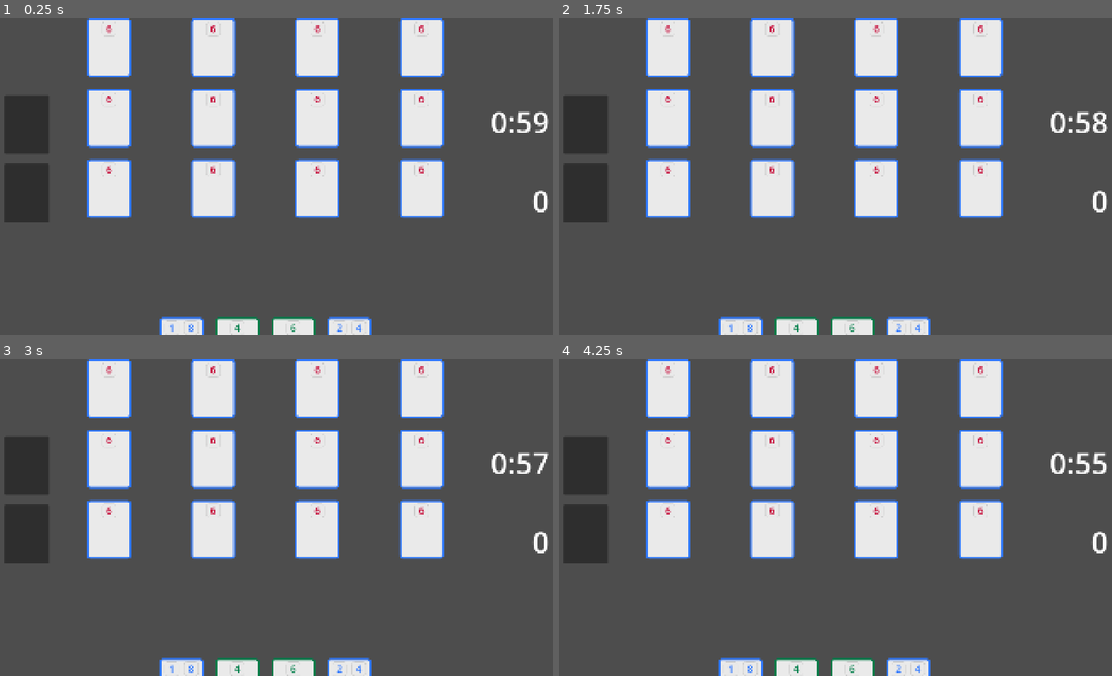
Above: before the commit, frames 1-4 (two rows, left to right).
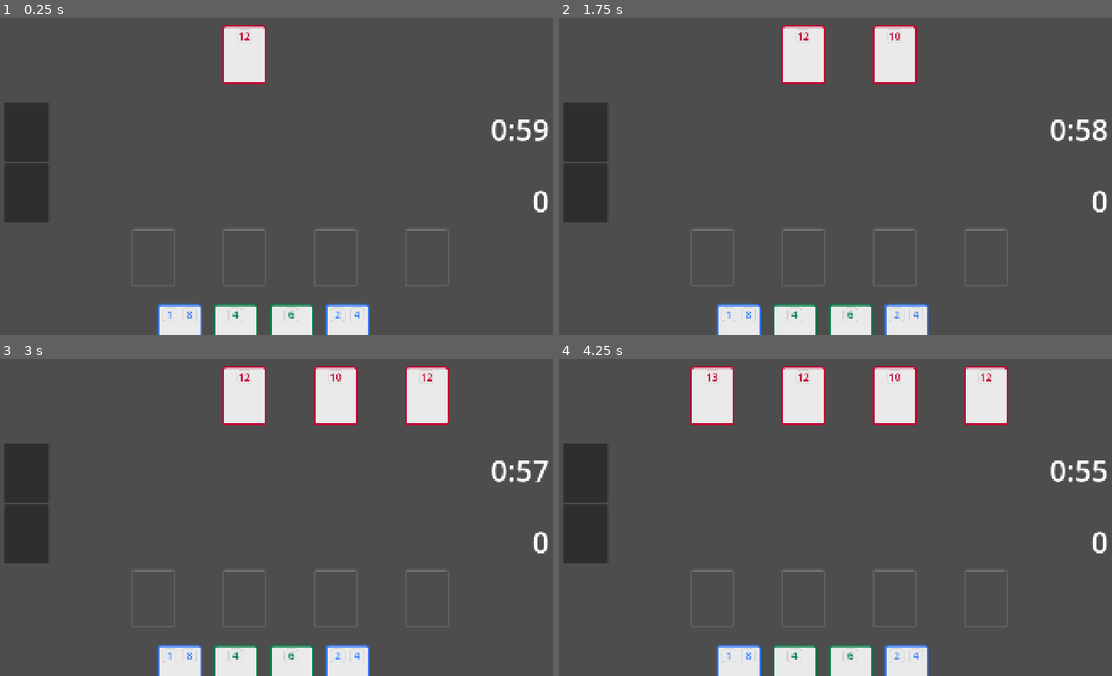
Above: after the commit, the same moments.

Repository: jake6724/card_speedrunner
Game: Godot game, scene res://Scenes/main.tscn
Same seed, same stepped clock (60 frames per second), same inputs: the game is played once before the commit and once after it.
Inputs (mouse positions are in pixels of both pictures, inside the frame that each line leads up to):
- Up to frame 1 (0.25 s): no input
- Up to frame 2 (1.75 s): tap Enter at 0.5 s; move the mouse to (1067, 122) at 0.52 s; click (1067, 122) at 0.6 s; right-click (1067, 122) at 0.8 s; move the mouse to (724, 192) at 1.27 s; right-click (724, 192) at 1.35 s; tap X (x) at 1.55 s
- Up to frame 3 (3 s): tap Space at 2 s; move the mouse to (337, 447) at 2.02 s; tap X (x) at 2.1 s; click (337, 447) at 2.3 s; tap Enter at 2.75 s; move the mouse to (248, 580) at 2.77 s; click (248, 580) at 2.85 s
- Up to frame 4 (4.25 s): right-click (807, 580) at 3.05 s; tap Space at 3.5 s; move the mouse to (1006, 565) at 3.52 s; right-click (1006, 565) at 3.6 s; tap X (x) at 3.8 s

The runs differ from the first frame. In frame 1, 22% of the frame differs, in the area x 0-100%, y 0-100%; in frame 2, 22%; in frame 3, 22%; in frame 4, 23%.

Commit message:
Finish rework gameboard to custom grid

Diff:
--- a/Scenes/main.tscn
+++ b/Scenes/main.tscn
@@ -1,22 +1,10 @@
-[gd_scene load_steps=7 format=3 uid="uid://dbyaqvnjkj7g4"]
+[gd_scene load_steps=6 format=3 uid="uid://dbyaqvnjkj7g4"]
 
 [ext_resource type="Script" uid="uid://h2osk1c25wtq" path="res://Scripts/Main.gd" id="1_jjgbg"]
 [ext_resource type="Script" path="res://Scripts/Deck.gd" id="2_jjvhh"]
+[ext_resource type="Script" uid="uid://58j1q1bd4aft" path="res://Scripts/Grid.gd" id="3_6bp64"]
 [ext_resource type="Script" uid="uid://yjdeekenv05n" path="res://Scripts/GameTimer.gd" id="3_8gbba"]
-[ext_resource type="PackedScene" uid="uid://dbls0s823lvul" path="res://Scenes/card.tscn" id="3_jjvhh"]
 [ext_resource type="Script" uid="uid://bj30vd15s2kh8" path="res://Scripts/Hand.gd" id="4_kry3j"]
-
-[sub_resource type="StyleBoxFlat" id="StyleBoxFlat_gmcdd"]
-bg_color = Color(0.915189, 0.915189, 0.915189, 1)
-border_width_left = 6
-border_width_top = 6
-border_width_right = 6
-border_width_bottom = 6
-border_color = Color(0.188235, 0.47451, 1, 1)
-corner_radius_top_left = 10
-corner_radius_top_right = 10
-corner_radius_bottom_right = 10
-corner_radius_bottom_left = 10
 
 [node name="Main" type="Control"]
 layout_mode = 3
@@ -37,6 +25,7 @@
 offset_bottom = 139.0
 grow_horizontal = 2
 grow_vertical = 2
+theme_override_constants/margin_top = 25
 
 [node name="HBoxContainer" type="HBoxContainer" parent="MarginContainer"]
 layout_mode = 2
@@ -72,129 +61,15 @@
 layout_mode = 2
 size_flags_horizontal = 3
 
-[node name="Lanes" type="HBoxContainer" parent="MarginContainer/HBoxContainer/Gameboard"]
-custom_minimum_size = Vector2(0, 1015)
+[node name="Grid" type="Control" parent="MarginContainer/HBoxContainer/Gameboard"]
+custom_minimum_size = Vector2(0, 900)
 layout_mode = 2
-size_flags_vertical = 3
+script = ExtResource("3_6bp64")
 
-[node name="Lane1" type="VBoxContainer" parent="MarginContainer/HBoxContainer/Gameboard/Lanes"]
-custom_minimum_size = Vector2(150, 0)
-layout_mode = 2
-size_flags_horizontal = 3
-size_flags_vertical = 0
-theme_override_constants/separation = 40
-
-[node name="Card" parent="MarginContainer/HBoxContainer/Gameboard/Lanes/Lane1" instance=ExtResource("3_jjvhh")]
+[node name="Hand" type="HBoxContainer" parent="MarginContainer/HBoxContainer/Gameboard"]
 layout_mode = 2
 size_flags_horizontal = 4
-size_flags_vertical = 4
-theme_override_styles/panel = SubResource("StyleBoxFlat_gmcdd")
-
-[node name="Card2" parent="MarginContainer/HBoxContainer/Gameboard/Lanes/Lane1" instance=ExtResource("3_jjvhh")]
-layout_mode = 2
-size_flags_horizontal = 4
-size_flags_vertical = 4
-theme_override_styles/panel = SubResource("StyleBoxFlat_gmcdd")
-
-[node name="Card3" parent="MarginContainer/HBoxContainer/Gameboard/Lanes/Lane1" instance=ExtResource("3_jjvhh")]
-layout_mode = 2
-size_flags_horizontal = 4
-size_flags_vertical = 4
-theme_override_styles/panel = SubResource("StyleBoxFlat_gmcdd")
-
-[node name="HSeparator" type="HSeparator" parent="MarginContainer/HBoxContainer/Gameboard/Lanes/Lane1"]
-layout_mode = 2
-
-[node name="Lane2" type="VBoxContainer" parent="MarginContainer/HBoxContainer/Gameboard/Lanes"]
-custom_minimum_size = Vector2(150, 0)
-layout_mode = 2
-size_flags_horizontal = 3
-size_flags_vertical = 0
-theme_override_constants/separation = 40
-
-[node name="Card" parent="MarginContainer/HBoxContainer/Gameboard/Lanes/Lane2" instance=ExtResource("3_jjvhh")]
-layout_mode = 2
-size_flags_horizontal = 4
-size_flags_vertical = 4
-theme_override_styles/panel = SubResource("StyleBoxFlat_gmcdd")
-
-[node name="Card2" parent="MarginContainer/HBoxContainer/Gameboard/Lanes/Lane2" instance=ExtResource("3_jjvhh")]
-layout_mode = 2
-size_flags_horizontal = 4
-size_flags_vertical = 4
-theme_override_styles/panel = SubResource("StyleBoxFlat_gmcdd")
-
-[node name="Card3" parent="MarginContainer/HBoxContainer/Gameboard/Lanes/Lane2" instance=ExtResource("3_jjvhh")]
-layout_mode = 2
-size_flags_horizontal = 4
-size_flags_vertical = 4
-theme_override_styles/panel = SubResource("StyleBoxFlat_gmcdd")
-
-[node name="HSeparator" type="HSeparator" parent="MarginContainer/HBoxContainer/Gameboard/Lanes/Lane2"]
-layout_mode = 2
-size_flags_vertical = 4
-
-[node name="Lane3" type="VBoxContainer" parent="MarginContainer/HBoxContainer/Gameboard/Lanes"]
-custom_minimum_size = Vector2(150, 0)
-layout_mode = 2
-size_flags_horizontal = 3
-size_flags_vertical = 0
-theme_override_constants/separation = 40
-
-[node name="Card" parent="MarginContainer/HBoxContainer/Gameboard/Lanes/Lane3" instance=ExtResource("3_jjvhh")]
-layout_mode = 2
-size_flags_horizontal = 4
-size_flags_vertical = 4
-theme_override_styles/panel = SubResource("StyleBoxFlat_gmcdd")
-
-[node name="Card2" parent="MarginContainer/HBoxContainer/Gameboard/Lanes/Lane3" instance=ExtResource("3_jjvhh")]
-layout_mode = 2
-size_flags_horizontal = 4
-size_flags_vertical = 4
-theme_override_styles/panel = SubResource("StyleBoxFlat_gmcdd")
-
-[node name="Card3" parent="MarginContainer/HBoxContainer/Gameboard/Lanes/Lane3" instance=ExtResource("3_jjvhh")]
-layout_mode = 2
-size_flags_horizontal = 4
-size_flags_vertical = 4
-theme_override_styles/panel = SubResource("StyleBoxFlat_gmcdd")
-
-[node name="HSeparator" type="HSeparator" parent="MarginContainer/HBoxContainer/Gameboard/Lanes/Lane3"]
-layout_mode = 2
-
-[node name="Lane4" type="VBoxContainer" parent="MarginContainer/HBoxContainer/Gameboard/Lanes"]
-custom_minimum_size = Vector2(150, 0)
-layout_mode = 2
-size_flags_horizontal = 3
-size_flags_vertical = 0
-theme_override_constants/separation = 40
-
-[node name="Card" parent="MarginContainer/HBoxContainer/Gameboard/Lanes/Lane4" instance=ExtResource("3_jjvhh")]
-layout_mode = 2
-size_flags_horizontal = 4
-size_flags_vertical = 4
-theme_override_styles/panel = SubResource("StyleBoxFlat_gmcdd")
-
-[node name="Card2" parent="MarginContainer/HBoxContainer/Gameboard/Lanes/Lane4" instance=ExtResource("3_jjvhh")]
-layout_mode = 2
-size_flags_horizontal = 4
-size_flags_vertical = 4
-theme_override_styles/panel = SubResource("StyleBoxFlat_gmcdd")
-
-[node name="Card3" parent="MarginContainer/HBoxContainer/Gameboard/Lanes/Lane4" instance=ExtResource("3_jjvhh")]
-layout_mode = 2
-size_flags_horizontal = 4
-size_flags_vertical = 4
-theme_override_styles/panel = SubResource("StyleBoxFlat_gmcdd")
-
-[node name="HSeparator" type="HSeparator" parent="MarginContainer/HBoxContainer/Gameboard/Lanes/Lane4"]
-layout_mode = 2
-
-[node name="Hand" type="HBoxContainer" parent="MarginContainer/HBoxContainer/Gameboard"]
-custom_minimum_size = Vector2(0, 65)
-layout_mode = 2
-size_flags_horizontal = 4
-size_flags_vertical = 10
+size_flags_vertical = 6
 theme_override_constants/separation = 40
 script = ExtResource("4_kry3j")
 
@@ -208,7 +83,9 @@
 size_flags_vertical = 3
 
 [node name="MarginContainer" type="MarginContainer" parent="MarginContainer/HBoxContainer/Stats/VBoxContainer"]
+custom_minimum_size = Vector2(312, 0)
 layout_mode = 2
+size_flags_horizontal = 8
 size_flags_vertical = 3
 theme_override_constants/margin_top = 285
 theme_override_constants/margin_right = 45
@@ -242,6 +119,6 @@
 grow_vertical = 2
 theme_override_colors/font_color = Color(0.810829, 0, 0.185863, 1)
 theme_override_font_sizes/font_size = 145
-text = "Time is up, go fuck yourself"
+text = "Time is up"
 horizontal_alignment = 1
 vertical_alignment = 1
--- /dev/null
+++ b/Scenes/place_holder_card.tscn
@@ -0,0 +1,22 @@
+[gd_scene load_steps=3 format=3 uid="uid://d0ffn86vqcgpg"]
+
+[ext_resource type="Script" uid="uid://8d7jmmf0qwd0" path="res://Scripts/Card/PlaceHolderCard.gd" id="1_4o5yh"]
+
+[sub_resource type="StyleBoxFlat" id="StyleBoxFlat_gmcdd"]
+bg_color = Color(0.92, 0.92, 0.92, 0)
+border_width_left = 6
+border_width_top = 6
+border_width_right = 6
+border_width_bottom = 6
+border_color = Color(0.367615, 0.37159, 0.382494, 1)
+corner_radius_top_left = 10
+corner_radius_top_right = 10
+corner_radius_bottom_right = 10
+corner_radius_bottom_left = 10
+
+[node name="PlaceHolderCard" type="Panel"]
+custom_minimum_size = Vector2(150, 200)
+offset_right = 40.0
+offset_bottom = 40.0
+theme_override_styles/panel = SubResource("StyleBoxFlat_gmcdd")
+script = ExtResource("1_4o5yh")
--- a/Scripts/Card/EnemyUnitCard.gd
+++ b/Scripts/Card/EnemyUnitCard.gd
@@ -2,9 +2,18 @@
 extends Card
 
 @onready var power_label: Label = $MarginContainer/VBoxContainer/PowerPanel/PowerLabel
+signal enemy_unit_died
 
 func _ready():
 	pass
 
 func update_labels() -> void:
 	power_label.text = str(int(data.power))
+
+func take_damage(damage: float) -> void:
+	data.power -= damage
+	if data.power <= 0:
+		enemy_unit_died.emit()
+		queue_free()
+	else:
+		call_deferred("update_labels")
--- /dev/null
+++ b/Scripts/Card/PlaceHolderCard.gd
@@ -0,0 +1,2 @@
+class_name PlaceHolderCard
+extends Card
--- a/Scripts/Card/PlayerSpellCard.gd
+++ b/Scripts/Card/PlayerSpellCard.gd
@@ -4,6 +4,7 @@
 @onready var power_label: Label = $MarginContainer/VBoxContainer/PowerPanel/PowerLabel
 
 func _ready():
+	z_index = 1
 	pass
 
 func update_labels() -> void:
--- a/Scripts/Deck.gd
+++ b/Scripts/Deck.gd
@@ -30,5 +30,6 @@
 	if cards.size() == 0:
 		generate_new_deck()
 
+	print(cards.size())
 	# TODO: Need to account for this card when regenerating deck somehow.
 	return card
--- a/Scripts/GlobalData.gd
+++ b/Scripts/GlobalData.gd
@@ -9,6 +9,7 @@
 @onready var player_unit_card_scene: PackedScene = preload("res://Scenes/player_unit_card.tscn")
 @onready var player_spell_card_scene: PackedScene = preload("res://Scenes/player_spell_card.tscn")
 @onready var enemy_unit_card_scene: PackedScene = preload("res://Scenes/enemy_unit_card.tscn")
+@onready var place_holder_card_scene: PackedScene = preload("res://Scenes/place_holder_card.tscn")
 
 @onready var card_scenes: Dictionary[CardType, PackedScene] = {
 	CardType.PLAYER_UNIT: player_unit_card_scene,
--- /dev/null
+++ b/Scripts/Grid.gd
@@ -0,0 +1,87 @@
+class_name Grid
+extends Control
+
+var cell_size: Vector2 = Vector2(150, 200)
+var columns: int = 4
+var buffer: Vector2 = Vector2(160,30)
+var margin_buffer: Vector2 = Vector2(250,0)
+
+var player_unit_spot: PlaceHolderCard
+var selected_enemy: EnemyUnitCard
+
+var grid: Array[Array] = [ # Consider initializing with empty card ? That way we could use these to detect if we clicked a empty spot?
+	[null, null, null, null],
+	[null, null, null, null],
+	[null, null, null, null],
+	[null, null, null, null]]
+
+func _process(delta):
+	pass
+
+func _ready():
+	# Configure placeholder cards in row 4
+	for i in range(4):
+		var new_card: PlaceHolderCard = GlobalData.place_holder_card_scene.instantiate()
+		grid[3][i] = new_card
+		new_card.position = margin_buffer + Vector2(i, 3) * (cell_size + buffer)
+		add_child(new_card)
+
+		new_card.mouse_entered.connect(on_place_holder_card_entered.bind(new_card))
+		new_card.mouse_exited.connect(on_place_holder_card_exited)
+
+func add_enemy_to_grid(card):
+	var col = GlobalData.rng.randi_range(0,3)
+	if not grid[0][col]:
+		grid[0][col] = card
+		card.position = margin_buffer + Vector2(col, 0) * (cell_size + buffer)
+		add_child(card)
+		card.mouse_entered.connect(on_enemy_unit_card_entered.bind(card))
+		card.mouse_exited.connect(on_enemy_unit_card_exited.bind(card))
+		card.enemy_unit_died.connect(on_enemy_unit_died.bind(card))
+
+	else: # TODO: This can eventually be removed, as all enemy cards will move down 1 at the beginning over each turn
+		shift_column_down(col)
+		grid[0][col] = card
+		card.position = margin_buffer + Vector2(col, 0) * (cell_size + buffer)
+		add_child(card)
+		card.mouse_entered.connect(on_enemy_unit_card_entered.bind(card))
+		card.mouse_exited.connect(on_enemy_unit_card_exited.bind(card))
+		card.enemy_unit_died.connect(on_enemy_unit_died.bind(card))
+
+	card.call_deferred("update_labels") # Children nodes (e.i the labels) may not have loaded into scene tree yet
+
+func shift_column_down(col):
+	for i in range((columns - 1), -1, -1):
+		if (i + 1) < 3:
+			if grid[i][col]:
+				grid[i][col].position = margin_buffer + Vector2(col, i + 1) * (cell_size + buffer)
+				grid[i + 1][col] = grid[i][col]
+				grid[i][col] = null
+
+func on_enemy_unit_card_entered(card):
+	if card is EnemyUnitCard: # Not really needed I dont think
+		selected_enemy = card
+
+func on_enemy_unit_card_exited(card):
+	if card is EnemyUnitCard:
+		selected_enemy = null
+
+func on_place_holder_card_entered(card):
+	player_unit_spot = card
+
+func on_place_holder_card_exited():
+	player_unit_spot = null
+
+func on_enemy_unit_died(card):
+	for row in grid:
+		if card in row:
+			var index = row.find(card)
+			row[index] = null
+
+func has_enemies() -> bool:
+
+	for y in range(grid.size() - 1):
+		for x in range(grid[y].size()):
+			if grid[y][x] != null:
+				return true
+	return false
--- a/Scripts/Hand.gd
+++ b/Scripts/Hand.gd
@@ -1,23 +1,24 @@
 class_name Hand
 extends HBoxContainer
 
-
 @export var deck: Deck
+@export var grid: Grid
 var hand: Array[Card] = []
+var placed_units: Array = []
 var hover_card: Card
-var select_card: Card
+var selected_card: Card
 var starting_position: Vector2
 var target_position: Vector2
+var action_count = 0
 
-
-func _ready():
-	pass
+signal player_turn_complete
 
 func add_card_to_hand() -> void:
 	# Get card from deck, add to hand array, add child
 	var new_card: Card = deck.get_next_card()
 	hand.append(new_card)
 	add_child(new_card)
+	new_card.call_deferred("update_labels")
 
 	# Connect to card signals
 	new_card.mouse_entered.connect(on_mouse_entered_card.bind(new_card))
@@ -27,30 +28,25 @@
 	for i in range(4):
 		add_card_to_hand()
 
-	for card in hand:
-		card.update_labels()
-
 func _process(delta):
 	if hover_card:
-		hover_card.position = hover_card.position.move_toward(target_position, 1500 * delta)
+		hover_card.position = hover_card.position.move_toward(target_position, 500 * delta)
 
-	elif select_card:
-		select_card.global_position = get_global_mouse_position() - (select_card.size / 2)
+	elif selected_card:
+		selected_card.global_position = get_global_mouse_position() - (selected_card.size / 2)
 
 func on_mouse_entered_card(card):
-	print("Entered: ", card)
 	if card is Card:
-		if not select_card: # No hovering until select_card is released
+		if not selected_card: # No hovering until selected_card is released
 			if card != hover_card:
 				hover_card = card
 				starting_position = hover_card.position
-				target_position = hover_card.position - Vector2(0,125)
+				target_position = hover_card.position - Vector2(0,20)
 
 func on_mouse_exited_card(card):
 	if card is Card:
-		if not select_card: # If you move the mouse too fast with a card selected, it will trigger exit
+		if not selected_card: # If you move the mouse too fast with a card selected, it will trigger exit
 			if card == hover_card:
-				print("Exited: ", card)
 				hover_card = null
 				card.position = starting_position
 				starting_position = Vector2()
@@ -59,19 +55,59 @@
 func _input(_event):
 	if Input.is_action_just_pressed("left_click"):
 		if hover_card:
-			select_card = hover_card
+			selected_card = hover_card
+			selected_card.mouse_filter = Control.MOUSE_FILTER_IGNORE
 			hover_card = null
 
-	# TODO: If select_card:
+	if Input.is_action_just_released("left_click"):
+		if selected_card:
+			if grid.player_unit_spot and selected_card is PlayerUnitCard: # Place player_unit card in lane spot
+				selected_card.global_position = grid.player_unit_spot.global_position
+				selected_card.mouse_filter = Control.MOUSE_FILTER_STOP
+				selected_card.mouse_entered.disconnect(on_mouse_entered_card)
+				selected_card.mouse_exited.disconnect(on_mouse_exited_card)
 
+				starting_position = Vector2()
+				target_position = Vector2()
+				selected_card = null
 
-	# Keep track of which lane the mouse is over. If a lane has been entered (and not exited yet) and player left clicks again,
-	# place the card in the -1 slot the vbox container.
+				update_action_count()
 
-	# Maybe check what the type is of the object arg for mouse_entered to determine if lane, or card in the case of spell casting
+			elif selected_card is PlayerSpellCard and grid.selected_enemy: # Cast spell card on enemy
+				selected_card.global_position = grid.selected_enemy.global_position
+				selected_card.mouse_filter = Control.MOUSE_FILTER_STOP
+				# selected_card.mouse_entered.disconnect(on_mouse_entered_card)
+				# selected_card.mouse_exited.disconnect(on_mouse_exited_card)
+				cast_spell_card(selected_card, grid.selected_enemy)
+
+				selected_card.queue_free()
+				starting_position = Vector2()
+				target_position = Vector2()
+				selected_card = null
+
+				add_card_to_hand()
+				update_action_count()
+
+			else: # Place card back in hand
+				selected_card.position = starting_position
+				selected_card.mouse_filter = Control.MOUSE_FILTER_STOP
+				starting_position = Vector2()
+				target_position = Vector2()
+				selected_card = null
+
 
 
 	if Input.is_action_just_pressed("right_click"):
-		if select_card:
-			select_card.position = starting_position
-			select_card = null
+		if selected_card:
+			selected_card.mouse_filter = Control.MOUSE_FILTER_STOP
+			selected_card.position = starting_position
+			selected_card = null
+
+func cast_spell_card(player_spell, enemy_card):
+	enemy_card.take_damage(player_spell.data.power)
+
+func update_action_count():
+	action_count += 1
+	# print("Action count: ", action_count)
+	if action_count >= 3:
+		player_turn_complete.emit()
--- a/Scripts/Main.gd
+++ b/Scripts/Main.gd
@@ -1,30 +1,48 @@
 extends Control
 
+@onready var grid: Grid = $MarginContainer/HBoxContainer/Gameboard/Grid
 @onready var player_deck: Deck = $MarginContainer/HBoxContainer/Decks/MarginContainer/PlayerDeck
 @onready var enemy_deck: Deck = $MarginContainer/HBoxContainer/Decks/MarginContainer/EnemyDeck
 @onready var player_hand: Hand = $MarginContainer/HBoxContainer/Gameboard/Hand
 @onready var game_timer: RichTextLabel = $MarginContainer/HBoxContainer/Stats/VBoxContainer/MarginContainer/Timer
 @onready var gameover_label: Label = $GameoverLabel
 
+var is_player_turn: bool = false
+
 func _ready():
 	# Initialize decks
 	player_deck.deck_source = GlobalData.player_card_data
 	player_deck.generate_new_deck()
-	print("Player deck created")
 
 	enemy_deck.deck_source = GlobalData.enemy_card_data
 	enemy_deck.generate_new_deck()
-	print("Enemy deck created")
 
 	# Initialize Hand, assign its deck
 	player_hand.deck = player_deck
+	player_hand.grid = grid
 	player_hand.initialize_hand()
 
 	# Connect to signals
+	player_hand.player_turn_complete.connect(on_player_turn_complete)
 	game_timer.gameover.connect(on_gameover)
+
+func _process(_delta):
+	if is_player_turn:
+		var r = grid.has_enemies()
+		if not r:
+			is_player_turn = false
+	else:
+		print("Enemy turn")
+		grid.add_enemy_to_grid(enemy_deck.get_next_card())
+		player_hand.action_count = 0
+		is_player_turn = true
 
 func on_gameover():
 	gameover_label.visible = true
 
-# func _input(event):
-# 	pass
+func on_player_turn_complete():
+	is_player_turn = false
+
+func _input(_event):
+	if Input.is_action_just_pressed("x"):
+		grid.add_enemy_to_grid(enemy_deck.get_next_card())
Not shown, added: Scripts/Card/PlaceHolderCard.gd.uid
Not shown, added: Scripts/Card/PlacementCard.gd.uid
Not shown, added: Scripts/Grid.gd.uid
